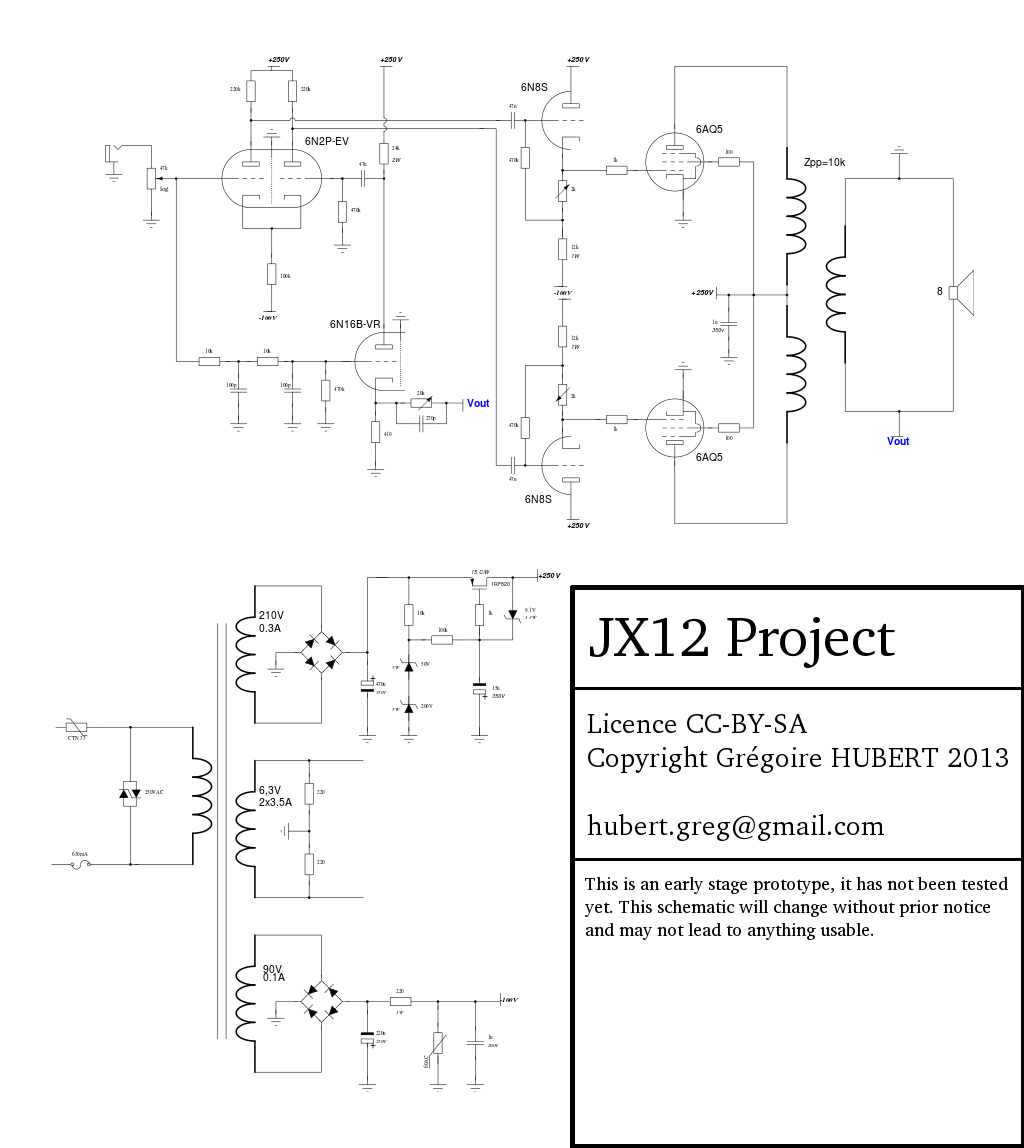
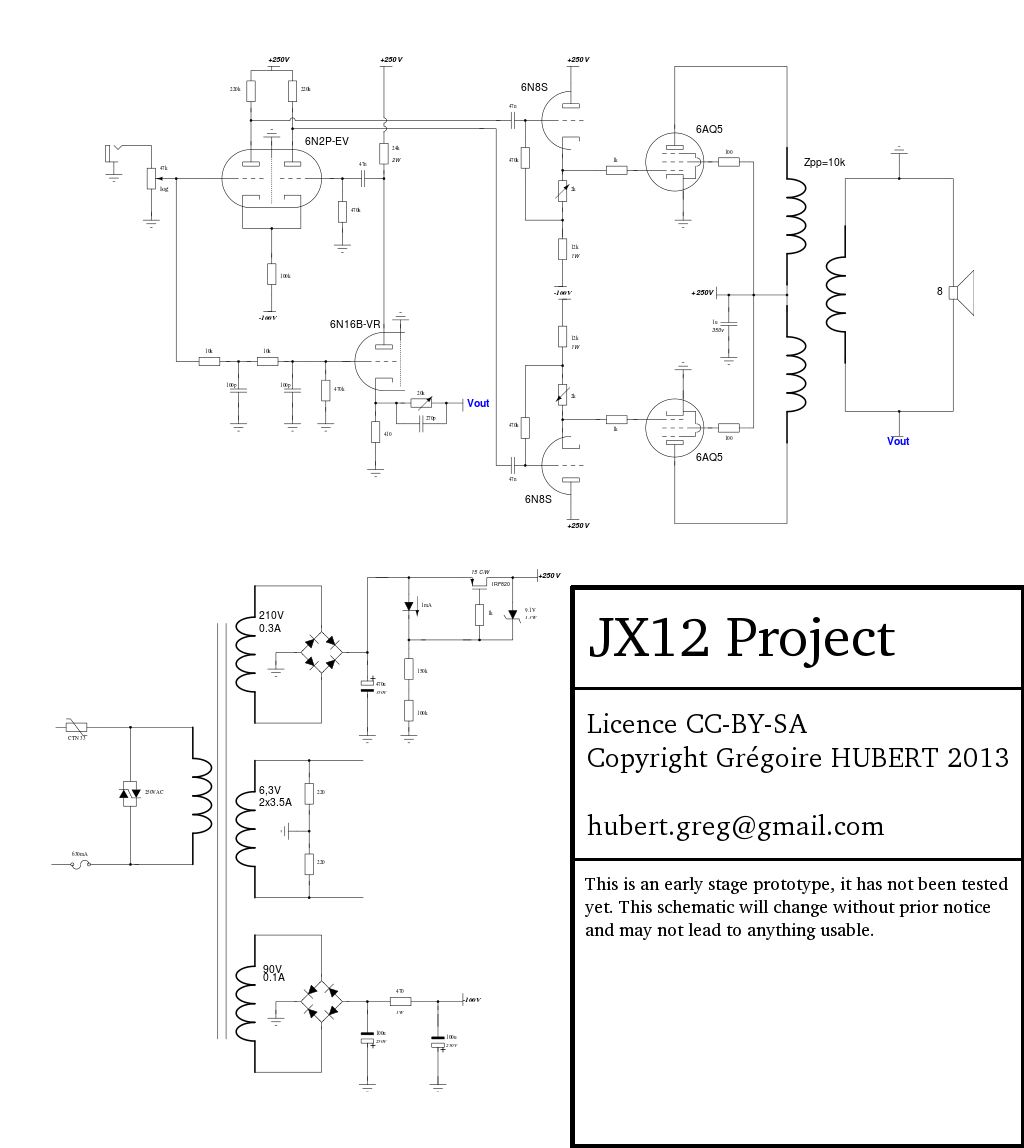
Layered file, before and after one edit (1024x1148). Changes by layer:
painted on "JX12.svg" over [376,593,519,1092]
